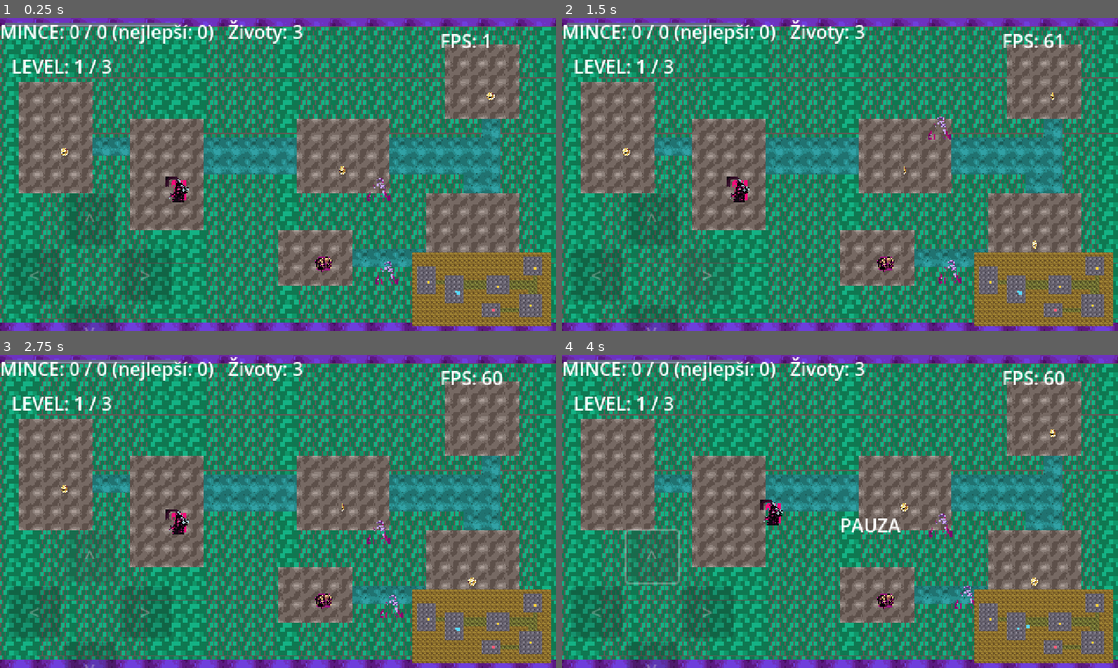
Above: before the commit, frames 1-4 (two rows, left to right).
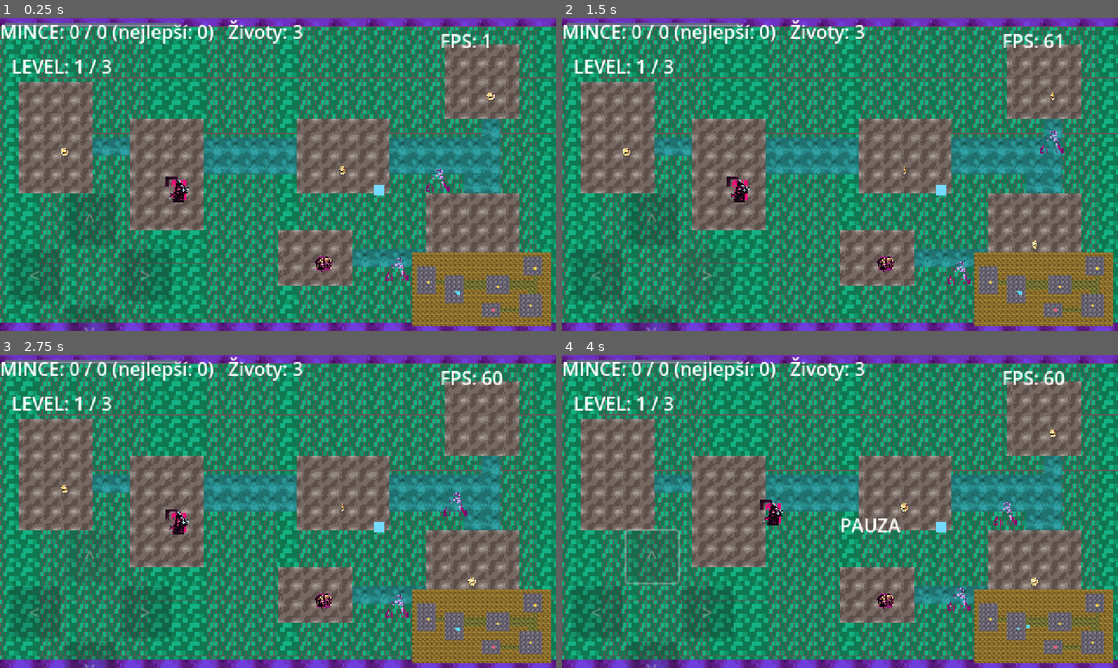
Above: after the commit, the same moments.

Repository: ssevcikm-spec/forge-quest
Game: Godot game, scene res://main.tscn
Two runs of this game, one before a commit and one after it. Both use one fixed random seed, a clock stepped at 60 frames per second and the inputs below.
Inputs:
- Up to frame 1 (0.25 s): no input
- Up to frame 2 (1.5 s): click "<" at 0.5 s; click ">" at 1.25 s
- Up to frame 3 (2.75 s): click "^" at 2 s
- Up to frame 4 (4 s): tap Enter at 2.75 s; hold Right 2.78-3.53 s; tap M at 2.85 s; tap Space at 3.02, 3.5, 3.77 s; hold Down from 3.53 s (still down); tap R at 3.6 s

The runs differ from the first frame. In frame 1, 0.3% of the frame differs, in the area x 66-81%, y 48-86%; in frame 2, 0.3%, in the area x 65-91%, y 31-86%; in frame 3, 0.3%; in frame 4, 0.3%.

Commit message:
forge: Štít jako sbíratelný předmět

Diff:
--- a/scripts/game.gd
+++ b/scripts/game.gd
@@ -253,6 +253,7 @@
 	coin_total = spots.size()
 	for i in coin_total:
 		add_child(_make_coin(i, spots[i]))
+	add_child(_make_shield(vp))
 
 	# Hráč se musí postavit na spawn NOVÉ úrovně. Pozice se dřív nastavovala jen
 	# při vzniku hráče, takže po přechodu na další úroveň (i po restartu) zůstal
@@ -606,6 +607,20 @@
 	c.area_entered.connect(_on_chest_touched.bind(c))
 	return c
 
+func _make_shield(vp: Vector2) -> Area2D:
+	var s := Area2D.new()
+	s.name = "Shield"
+	s.add_to_group("shield")
+	var shape := CollisionShape2D.new()
+	var circle := CircleShape2D.new()
+	circle.radius = 5.0
+	shape.shape = circle
+	s.add_child(shape)
+	s.add_child(_visual("powerup", Color(0.45, 0.85, 1.0), Vector2(9, 9)))
+	s.position = _safe_spot(vp)
+	s.area_entered.connect(_on_shield_touched.bind(s))
+	return s
+
 
 func _on_chest_touched(other: Area2D, chest: Area2D) -> void:
 	if other != player or not is_instance_valid(chest) or not chest.is_in_group("chest"):
@@ -625,6 +640,14 @@
 	stit_trvani = 6.0
 	chest.remove_from_group("chest")
 	chest.queue_free()
+
+func _on_shield_touched(other: Area2D, shield: Area2D) -> void:
+	if other != player or not is_instance_valid(shield):
+		return
+	play_sfx("powerup")
+	stit_trvani = 6.0
+	shield.remove_from_group("shield")
+	shield.queue_free()
 func _restart_hry() -> void:
 	score = 0
 	lives = 3
